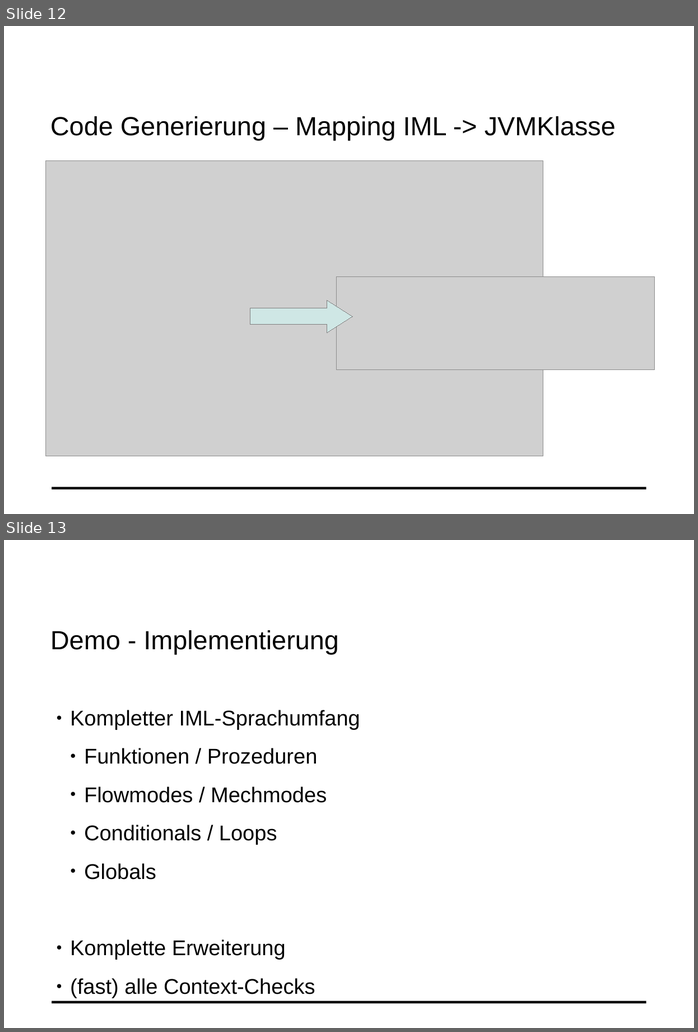
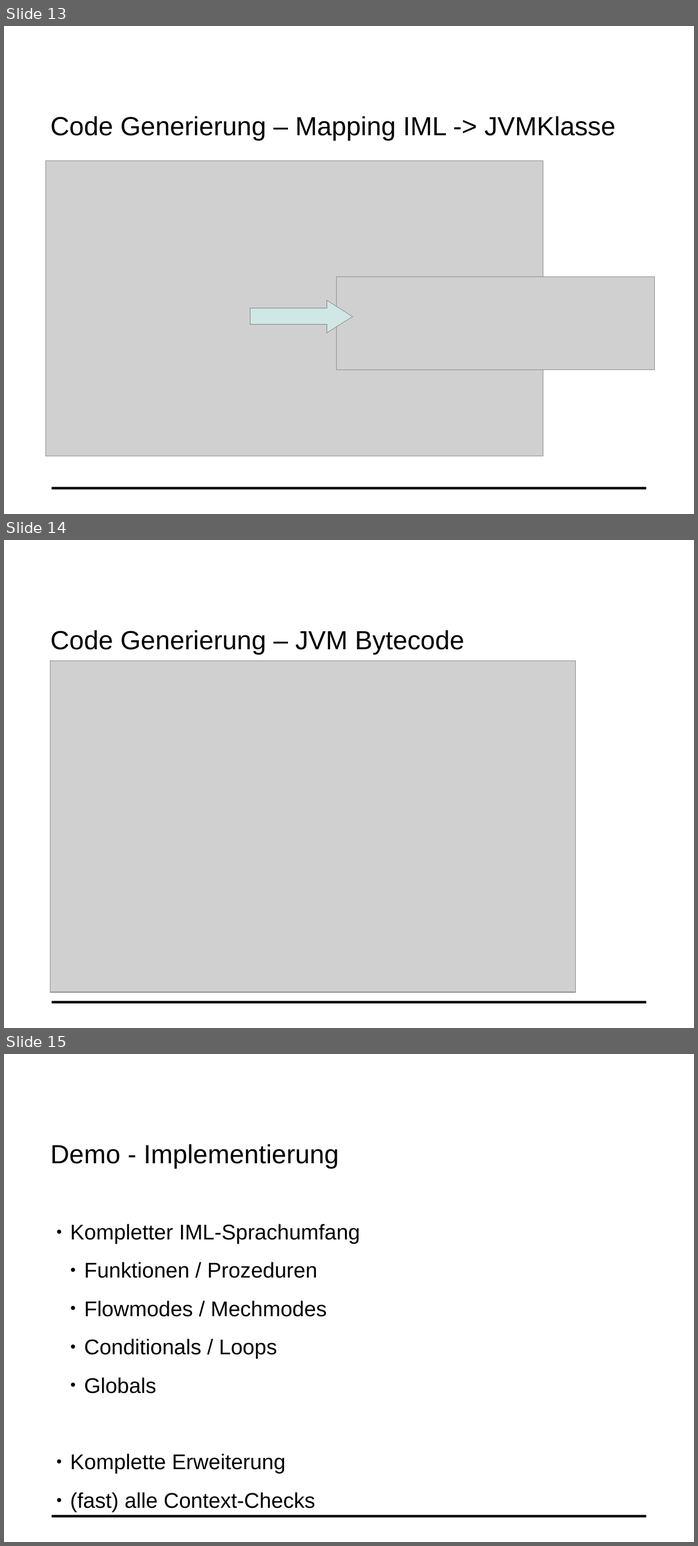
Before and after one commit to fluescher/iml-compiler, a slide deck: IML-Conditions.odp. Shown one above the other, each under a label of ours: slides 12 and 13 before the commit, slides 13, 14 and 15 after it. The pictures are 698x1032 and 698x1546 pixels, drawn with LibreOffice and Linux fonts; fonts in the diff are those of the drawing; grey boxes stand for pictures; background and template pictures are left out. Boxes give left, top, right and bottom in pixels: in the first picture for what was removed or moved away, otherwise in the second. Text is boxed around its words. In the diff, an @@ line names an element or a change of style, - is before the commit and + after.

```diff
--- a/IML-Conditions.odp
+++ b/IML-Conditions.odp
@@ slide 14 added at (4, 540, 694, 1028), background #FFFFFF; not listed: 1 template element that a slide beside it also shows @@
@@ text added at (50, 630, 464, 655), 32 pt, text #000000 @@
+Code Generierung – JVM Bytecode
@@ picture added at (50, 661, 576, 992) @@
@@ what was slide 12 is now slide 13 @@
@@ what was slide 13 is now slide 15 @@
```
Also in this commit, not shown: 1 other slide added, 1 other file.
